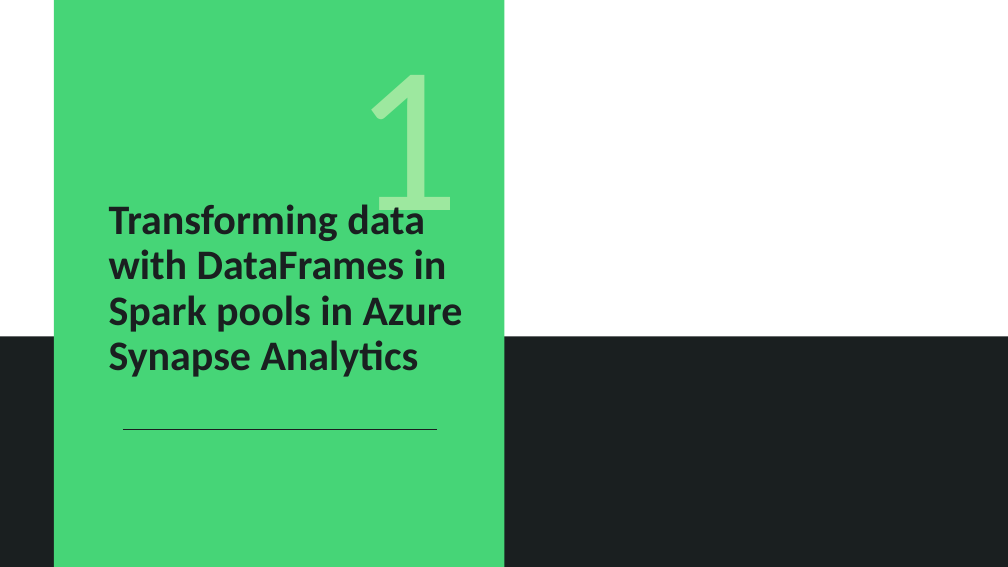
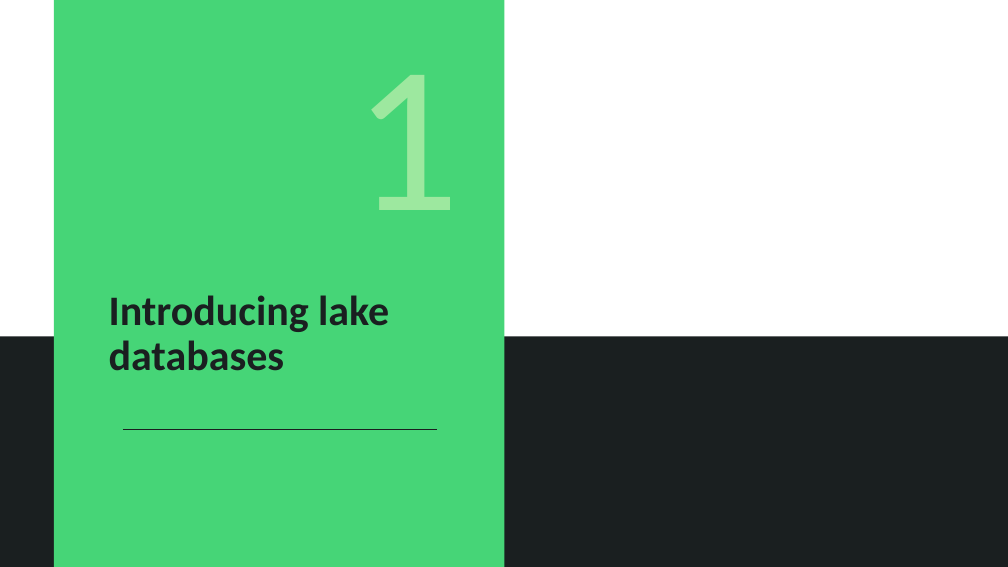
Before and after one commit to solliancenet/azure-data-engineering-conference-workshop-students, a slide deck: slide 2 of 06-Explore, transform, and load data into the Data Warehouse using Apache Spark.pptx (slide 6 before the commit). Drawn at 1008x567 pixels with LibreOffice and Linux fonts; fonts in the diff are those of the drawing; background and template pictures are left out. Boxes give left, top, right and bottom in pixels: in the first picture for what was removed or moved away, otherwise in the second. Text is boxed around its words. In the diff, an @@ line names an element or a change of style, - is before the commit and + after.

Commit message:
Update deck 6

```diff
--- a/06-Explore, transform, and load data into the Data Warehouse using Apache Spark.pptx
+++ b/06-Explore, transform, and load data into the Data Warehouse using Apache Spark.pptx
@@ title at box(109, 295, 389, 371): text changed @@
-Transforming data with DataFrames in Spark pools in Azure Synapse Analytics
+Introducing lake databases
```
Also in this commit, not shown: 4 other slides changed, 8 slides removed.
